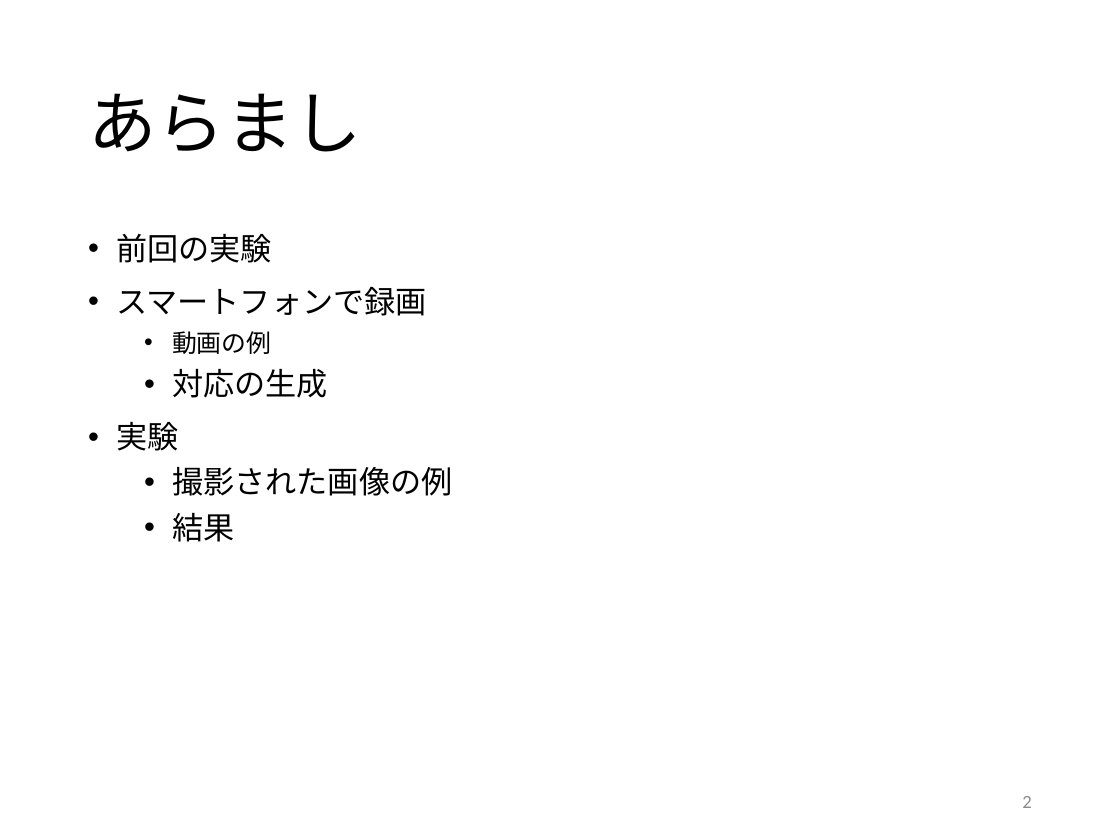
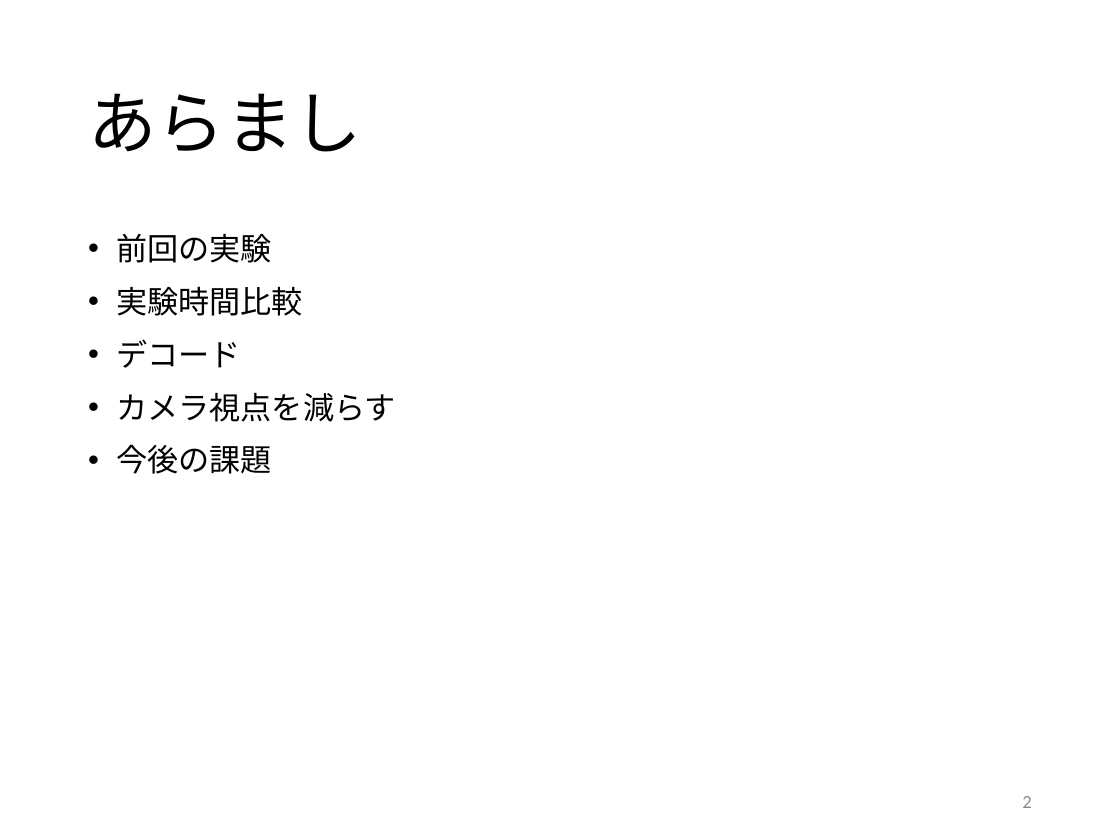
Before and after one commit to GrayMask/3dSurface3, a slide deck: slide 2 of report/20170508/Li-20170508_.pptx. Drawn at 1120x840 pixels with LibreOffice and Linux fonts; fonts in the diff are those of the drawing. Boxes give left, top, right and bottom in pixels: in the first picture for what was removed or moved away, otherwise in the second. Text is boxed around its words. In the diff, an @@ line names an element or a change of style, - is before the commit and + after.

```diff
--- a/report/20170508/Li-20170508_.pptx
+++ b/report/20170508/Li-20170508_.pptx
@@ text at (x1=116, y1=286, x2=396, y2=474): text changed @@
-• スマートフォンで録画
-  • 動画の例
-  • 対応の生成
-• 実験
-  • 撮影された画像の例
-  • 結果
+• 実験時間比較
+• デコード
+• カメラ視点を減らす
+• 今後の課題
```
Also in this commit, not shown: 5 other slides changed, 2 other files.
